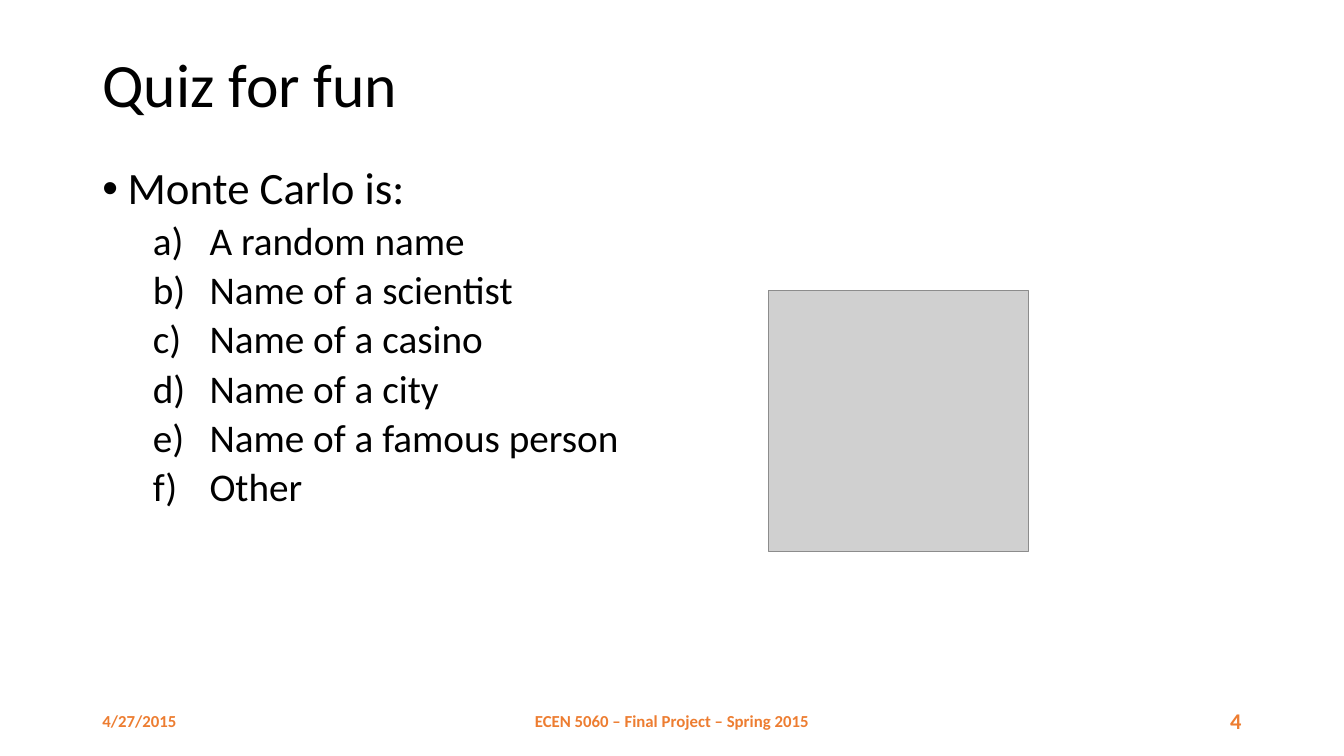
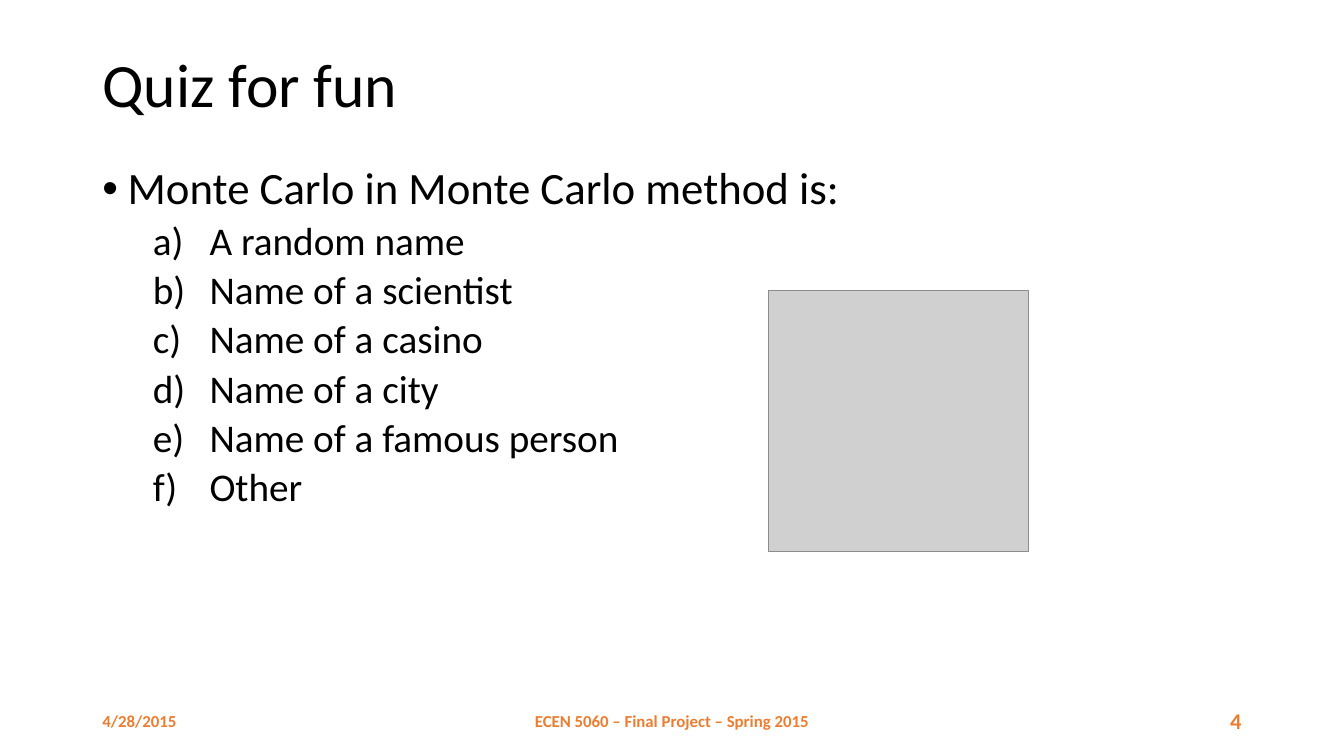
Before and after one commit to danhtuan/jdmcmc-mpi, a slide deck: slide 4 of report/Parallel MCMC.pptx. Drawn at 1344x756 pixels with LibreOffice and Linux fonts; fonts in the diff are those of the drawing; grey boxes stand for pictures; background and template pictures are left out. Boxes give left, top, right and bottom in pixels: in the first picture for what was removed or moved away, otherwise in the second. Text is boxed around its words. In the diff, an @@ line names an element or a change of style, - is before the commit and + after.

```diff
--- a/report/Parallel MCMC.pptx
+++ b/report/Parallel MCMC.pptx
@@ text at bbox=[128, 173, 839, 205]: text changed @@
-• Monte Carlo is:
+• Monte Carlo in Monte Carlo method is:
@@ text at bbox=[102, 715, 176, 728]: text changed @@
-4/27/2015
+4/28/2015
```
Also in this commit, not shown: 31 other slides changed, 2 slides added, 1 slide removed.
